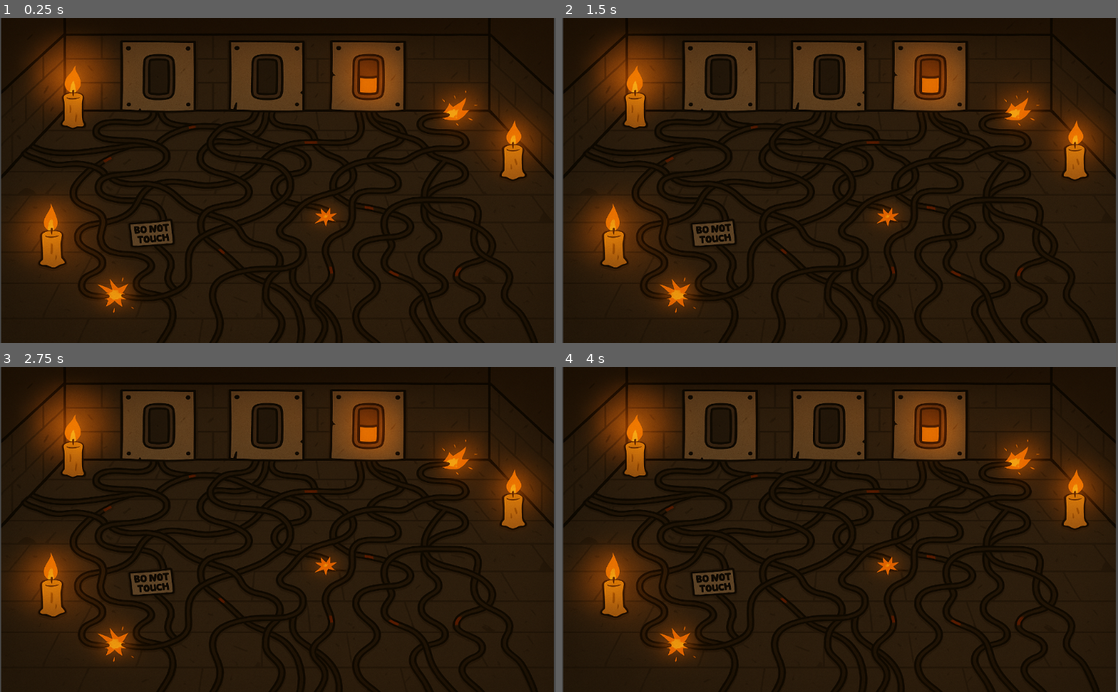
Above: before the commit, frames 1-4 (two rows, left to right).
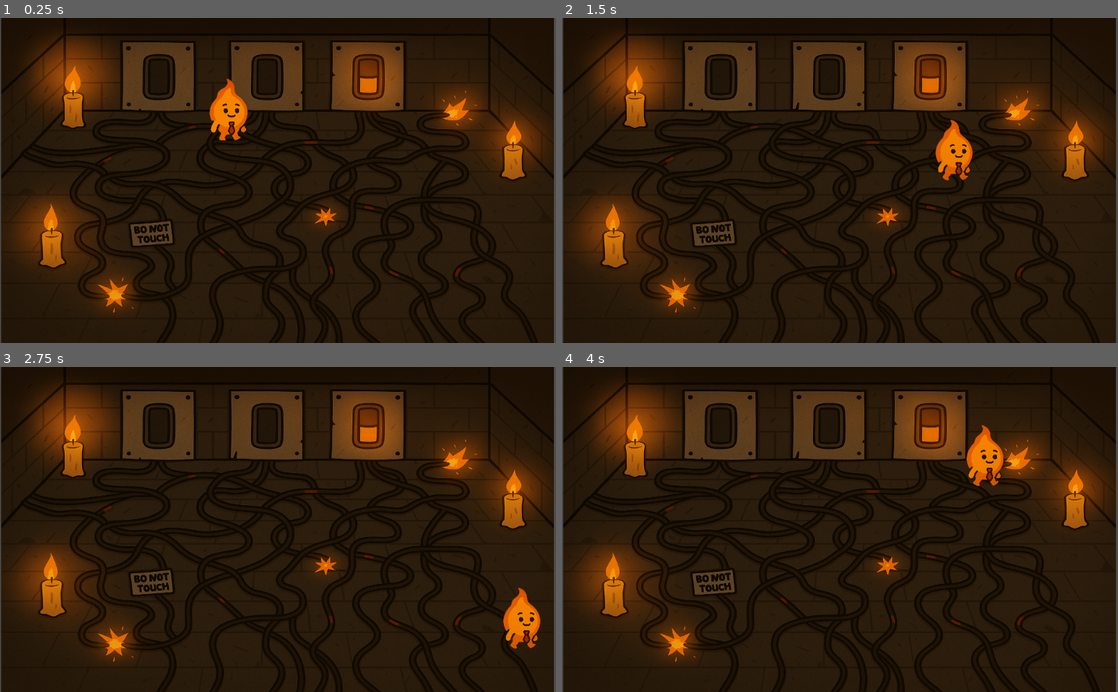
Above: after the commit, the same moments.

Repository: nathanhitchcock/BurntOut
Game: Godot game, scene res://scenes/CORP/toggle_room/toggle_room.tscn
Two runs of this game, one before a commit and one after it. Both use one fixed random seed, a clock stepped at 60 frames per second and the inputs below. This scene is started directly instead of the project's main scene.
Inputs (mouse positions are in pixels of both pictures, inside the frame that each line leads up to):
- Up to frame 1 (0.25 s): no input
- Up to frame 2 (1.5 s): tap Enter (ui_accept) at 0.5, 0.6, 0.77, 1.07, 1.35 s; move the mouse to (962, 164) at 0.52 s; hold D (move_right) 0.53-1.28 s; click (962, 164) at 0.67 s; move the mouse to (728, 196) at 1.27 s; hold S (move_down) from 1.28 s (still down); click (728, 196) at 1.42 s
- Up to frame 3 (2.75 s): tap Enter (ui_accept) at 1.52, 1.82, 2.1 s; move the mouse to (333, 458) at 2.02 s; release S (move_down) at 2.03 s; hold D (move_right) from 2.03 s (still down); click (333, 458) at 2.17 s
- Up to frame 4 (4 s): move the mouse to (812, 594) at 2.77 s; release D (move_right) at 2.78 s; hold W (move_up) 2.78-3.53 s; tap Enter (ui_accept) at 2.85, 3.02, 3.32, 3.6, 3.77 s; click (812, 594) at 2.92 s; move the mouse to (1006, 578) at 3.52 s; hold A (move_left) from 3.53 s (still down); click (1006, 578) at 3.67 s

The runs differ from the first frame. In frame 1, 0.8% of the frame differs, in the area x 37-45%, y 18-38%; in frame 2, 0.8%; in frame 3, 0.8%; in frame 4, 0.8%.

Commit message:
Implement persistent player data system with debug save/load, fix autoload issues, and clean up debug prints

Diff:
--- a/project.godot
+++ b/project.godot
@@ -19,6 +19,7 @@
 
 GlobalUI="*res://scenes/ui/GlobalUI.tscn"
 UIAnchor="*res://scenes/ui/control_root.tscn"
+player_data="*res://scripts/player_data.gd"
 
 [display]
 
@@ -49,6 +50,20 @@
 "events": [Object(InputEventKey,"resource_local_to_scene":false,"resource_name":"","device":0,"window_id":0,"alt_presse …(189 unchanged characters)…
 ]
 }
+ui_debug_save={
+"deadzone": 0.2,
+"events": [Object(InputEventKey,"resource_local_to_scene":false,"resource_name":"","device":0,"window_id":0,"alt_pressed":false,"shift_pressed":false,"ctrl_pressed":false,"meta_pressed":false,"pressed":false,"keycode":0,"physical_keycode":4194332,"key_label":0,"unicode":0,"location":0,"echo":false,"script":null)
+, Object(InputEventKey,"resource_local_to_scene":false,"resource_name":"","device":0,"window_id":0,"alt_pressed":false,"shift_pressed":false,"ctrl_pressed":false,"meta_pressed":false,"pressed":false,"keycode":0,"physical_keycode":4194323,"key_label":0,"unicode":0,"location":0,"echo":false,"script":null)
+, Object(InputEventKey,"resource_local_to_scene":false,"resource_name":"","device":-1,"window_id":0,"alt_pressed":false,"shift_pressed":false,"ctrl_pressed":false,"meta_pressed":false,"pressed":false,"keycode":0,"physical_keycode":80,"key_label":0,"unicode":112,"location":0,"echo":false,"script":null)
+]
+}
+ui_debug_load={
+"deadzone": 0.2,
+"events": [Object(InputEventKey,"resource_local_to_scene":false,"resource_name":"","device":0,"window_id":0,"alt_pressed":false,"shift_pressed":false,"ctrl_pressed":false,"meta_pressed":false,"pressed":false,"keycode":0,"physical_keycode":4194333,"key_label":0,"unicode":0,"location":0,"echo":false,"script":null)
+, Object(InputEventKey,"resource_local_to_scene":false,"resource_name":"","device":0,"window_id":0,"alt_pressed":false,"shift_pressed":false,"ctrl_pressed":false,"meta_pressed":false,"pressed":false,"keycode":0,"physical_keycode":4194324,"key_label":0,"unicode":0,"location":0,"echo":false,"script":null)
+, Object(InputEventKey,"resource_local_to_scene":false,"resource_name":"","device":-1,"window_id":0,"alt_pressed":false,"shift_pressed":false,"ctrl_pressed":false,"meta_pressed":false,"pressed":false,"keycode":0,"physical_keycode":79,"key_label":0,"unicode":111,"location":0,"echo":false,"script":null)
+]
+}
 
 [rendering]
 
--- a/scenes/CORP/corp_office.tscn
+++ b/scenes/CORP/corp_office.tscn
@@ -1,9 +1,6 @@
-[gd_scene load_steps=26 format=3 uid="uid://docso1kx17qoj"]
+[gd_scene load_steps=23 format=3 uid="uid://docso1kx17qoj"]
 
 [ext_resource type="Texture2D" uid="uid://cvw5y0iepwc8y" path="res://assets/images/backgrounds/overworld/CORP_office1.png" id="1_2lp3j"]
-[ext_resource type="Texture2D" path="res://assets/images/backgrounds/overworld/server-temple.png" id="2_2lp3j"]
-[ext_resource type="Texture2D" path="res://assets/images/backgrounds/overworld/homebase-exterior.png" id="3_i65ii"]
-[ext_resource type="Texture2D" path="res://assets/images/backgrounds/overworld/upgrade-shop-exterior.png" id="4_rifxr"]
 [ext_resource type="Script" uid="uid://dvah6u7s48dnb" path="res://scenes/CORP/scrum_dsu_board.gd" id="5_2lp3j"]
 [ext_resource type="Script" uid="uid://s0cwhgvgcfxr" path="res://scripts/overworld_player.gd" id="5_quye3"]
 [ext_resource type="Texture2D" uid="uid://cbt0ugnrcc8s2" path="res://assets/images/sprites/main character/player_walk_6frame.png" id="7_n8v8p"]
@@ -108,7 +105,6 @@
 offset_right = 1304.0
 offset_bottom = 1058.0
 scale = Vector2(0.25, 0.25)
-icon = ExtResource("2_2lp3j")
 flat = true
 
 [node name="HomeBase" type="Button" parent="."]
@@ -118,7 +114,6 @@
 offset_right = 1068.0
 offset_bottom = 1199.0
 scale = Vector2(0.25, 0.25)
-icon = ExtResource("3_i65ii")
 flat = true
 
 [node name="UpgradeShop" type="Button" parent="."]
@@ -128,7 +123,6 @@
 offset_right = 1473.0
 offset_bottom = 1201.0
 scale = Vector2(0.25, 0.25)
-icon = ExtResource("4_rifxr")
 flat = true
 
 [node name="Scrum-DSUBoard" type="Node2D" parent="."]
@@ -145,6 +139,7 @@
 shape = SubResource("RectangleShape2D_i65ii")
 
 [node name="Player" type="CharacterBody2D" parent="."]
+process_mode = 3
 position = Vector2(485, 155)
 script = ExtResource("5_quye3")
 
--- a/scenes/CORP/toggle_room/toggle_room.tscn
+++ b/scenes/CORP/toggle_room/toggle_room.tscn
@@ -1,6 +1,62 @@
-[gd_scene load_steps=2 format=3 uid="uid://lbrto7e61p4g"]
+[gd_scene load_steps=13 format=3 uid="uid://lbrto7e61p4g"]
 
 [ext_resource type="Texture2D" uid="uid://geoxr8jwc15p" path="res://assets/images/backgrounds/CORP office/toggle_room/toggle_room.png" id="1_ktqae"]
+[ext_resource type="Script" uid="uid://s0cwhgvgcfxr" path="res://scripts/overworld_player.gd" id="2_dbf1m"]
+[ext_resource type="Texture2D" uid="uid://cbt0ugnrcc8s2" path="res://assets/images/sprites/main character/player_walk_6frame.png" id="3_tt38t"]
+[ext_resource type="Texture2D" uid="uid://bhwy6p0nm10lt" path="res://assets/images/sprites/main character/ChatGPT Image Jun 4, 2025 at 10_58_19 PM.png" id="4_twdje"]
+
+[sub_resource type="AtlasTexture" id="AtlasTexture_bduoi"]
+atlas = ExtResource("3_tt38t")
+region = Rect2(54, 0, 485, 512)
+
+[sub_resource type="AtlasTexture" id="AtlasTexture_lia7k"]
+atlas = ExtResource("3_tt38t")
+region = Rect2(539, 0, 485, 512)
+
+[sub_resource type="AtlasTexture" id="AtlasTexture_ff0t0"]
+atlas = ExtResource("3_tt38t")
+region = Rect2(54, 512, 485, 512)
+
+[sub_resource type="AtlasTexture" id="AtlasTexture_8is1o"]
+atlas = ExtResource("3_tt38t")
+region = Rect2(539, 512, 485, 512)
+
+[sub_resource type="AtlasTexture" id="AtlasTexture_6hgi4"]
+atlas = ExtResource("3_tt38t")
+region = Rect2(54, 1024, 485, 512)
+
+[sub_resource type="AtlasTexture" id="AtlasTexture_5tehe"]
+atlas = ExtResource("3_tt38t")
+region = Rect2(539, 1024, 485, 512)
+
+[sub_resource type="SpriteFrames" id="SpriteFrames_sbx1t"]
+animations = [{
+"frames": [{
+"duration": 1.0,
+"texture": SubResource("AtlasTexture_bduoi")
+}, {
+"duration": 1.0,
+"texture": SubResource("AtlasTexture_lia7k")
+}, {
+"duration": 1.0,
+"texture": SubResource("AtlasTexture_ff0t0")
+}, {
+"duration": 1.0,
+"texture": SubResource("AtlasTexture_8is1o")
+}, {
+"duration": 1.0,
+"texture": SubResource("AtlasTexture_6hgi4")
+}, {
+"duration": 1.0,
+"texture": SubResource("AtlasTexture_5tehe")
+}],
+"loop": true,
+"name": &"walk",
+"speed": 5.0
+}]
+
+[sub_resource type="CircleShape2D" id="CircleShape2D_6p8hy"]
+radius = 132.0
 
 [node name="ToggleRoom" type="Node2D"]
 
@@ -10,3 +66,26 @@
 position = Vector2(511, 299.5)
 scale = Vector2(0.66276, 0.586914)
 texture = ExtResource("1_ktqae")
+
+[node name="Player" type="CharacterBody2D" parent="."]
+process_mode = 3
+position = Vector2(485, 155)
+script = ExtResource("2_dbf1m")
+
+[node name="Sprite2D" type="Sprite2D" parent="Player"]
+scale = Vector2(0.25, 0.25)
+
+[node name="AnimatedSprite2D" type="AnimatedSprite2D" parent="Player"]
+position = Vector2(-60, 8)
+scale = Vector2(0.25, 0.25)
+sprite_frames = SubResource("SpriteFrames_sbx1t")
+animation = &"walk"
+
+[node name="FireTrail" type="GPUParticles2D" parent="Player/AnimatedSprite2D"]
+emitting = false
+texture = ExtResource("4_twdje")
+
+[node name="CollisionShape2D" type="CollisionShape2D" parent="Player"]
+position = Vector2(-62, 42)
+scale = Vector2(0.25, 0.25)
+shape = SubResource("CircleShape2D_6p8hy")
--- a/scripts/corp_office_interact.gd
+++ b/scripts/corp_office_interact.gd
@@ -11,17 +11,24 @@
         area.body_entered.connect(_on_area_body_entered)
         area.body_exited.connect(_on_area_body_exited)
 
+func save_player_state_before_scene_change():
+	var player = get_node_or_null("Player")
+	if player and player.has_method("save_to_player_data"):
+		player.save_to_player_data()
+
 func _on_scrum_dsu_board_pressed():
-    get_tree().change_scene_to_file("res://scenes/main.tscn")
+	save_player_state_before_scene_change()
+	get_tree().change_scene_to_file("res://scenes/main.tscn")
 
 func _on_area_body_entered(body):
-    if body.name == "Player":
-        player_in_range = true
+	if body.name == "Player":
+		player_in_range = true
 
 func _on_area_body_exited(body):
-    if body.name == "Player":
-        player_in_range = false
+	if body.name == "Player":
+		player_in_range = false
 
 func _process(_delta):
-    if player_in_range and Input.is_action_just_pressed("ui_accept"):
-        get_tree().change_scene_to_file("res://scenes/main.tscn")
+	if player_in_range and Input.is_action_just_pressed("ui_accept"):
+		save_player_state_before_scene_change()
+		get_tree().change_scene_to_file("res://scenes/main.tscn")
--- a/scripts/overworld.gd
+++ b/scripts/overworld.gd
@@ -9,10 +9,17 @@
 	# Optional: Print to confirm script is running
 	print("[Overworld] Ready. Clickable areas connected.")
 
+func save_player_state_before_scene_change():
+	var player = get_node_or_null("Player")
+	if player and player.has_method("save_to_player_data"):
+		player.save_to_player_data()
+
 func _on_main_game_area_input(_viewport, event, _shape_idx):
 	if event is InputEventMouseButton and event.pressed:
+		save_player_state_before_scene_change()
 		get_tree().change_scene_to_file("res://scenes/main.tscn")
 
 func _on_testing_ground_area_input(_viewport, event, _shape_idx):
 	if event is InputEventMouseButton and event.pressed:
+		save_player_state_before_scene_change()
 		get_tree().change_scene_to_file("res://scenes/TestingGround.tscn")
--- a/scripts/overworld_player.gd
+++ b/scripts/overworld_player.gd
@@ -6,6 +6,7 @@
 
 @onready var animated_sprite: AnimatedSprite2D = $AnimatedSprite2D if has_node("AnimatedSprite2D") else null
 @onready var fire_trail: GPUParticles2D = $FireTrail if has_node("FireTrail") else null
+@onready var player_data = get_node_or_null("/root/player_data")
 
 func _physics_process(delta):
 	var input = Vector2.ZERO
@@ -42,3 +43,25 @@
 	# If no animated_sprite, fallback to 0
 	position.x = clamp(position.x, map_bounds.position.x, map_bounds.position.x + map_bounds.size.x)
 	position.y = clamp(position.y, map_bounds.position.y, map_bounds.position.y + map_bounds.size.y - sprite_height)
+
+func save_to_player_data():
+	if player_data:
+		player_data.position = position
+		print("[Player] Saved position to player_data: %s" % str(position))
+		print("[Player] player_data singleton ref:", player_data)
+
+func load_from_player_data():
+	if player_data and player_data.position:
+		position = player_data.position
+		print("[Player] Loaded position from player_data: %s" % str(player_data.position))
+		print("[Player] player_data singleton ref:", player_data)
+
+func _ready():
+	load_from_player_data()
+
+func _process(delta):
+	# print("[Player] _process running")  # Commented out to reduce console spam
+	if Input.is_action_just_pressed("ui_debug_save"):
+		save_to_player_data()
+	if Input.is_action_just_pressed("ui_debug_load"):
+		load_from_player_data()
--- /dev/null
+++ b/scripts/player_data.gd
@@ -0,0 +1,8 @@
+extends Node
+
+var position: Vector2 = Vector2.ZERO
+var health: int = 100
+var inventory: Array = []
+var gold: int = 0
+var loop_progression: int = 0
+# Add any other persistent fields you need
Not shown, added: scripts/player_data.gd.uid
